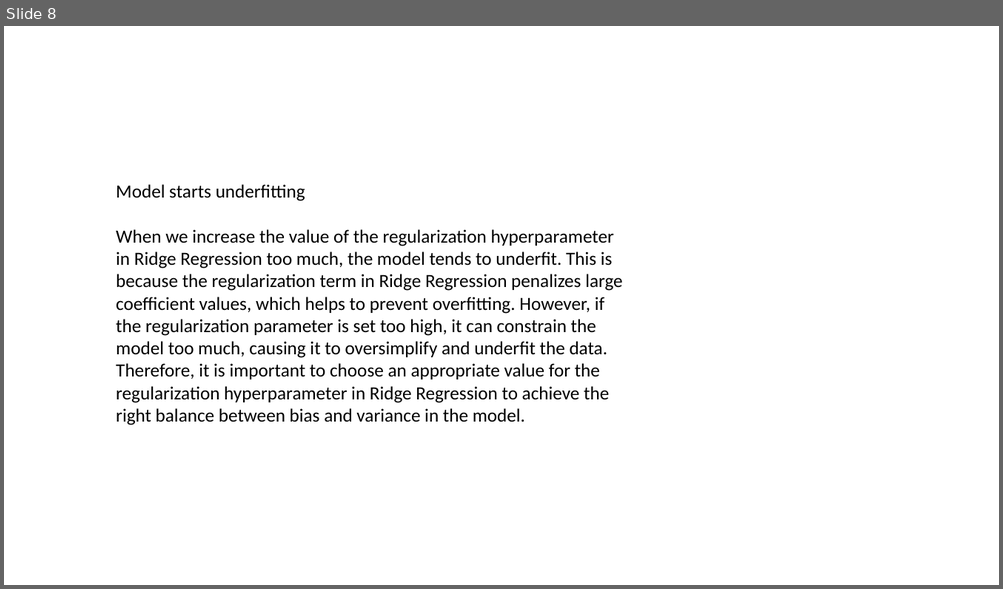
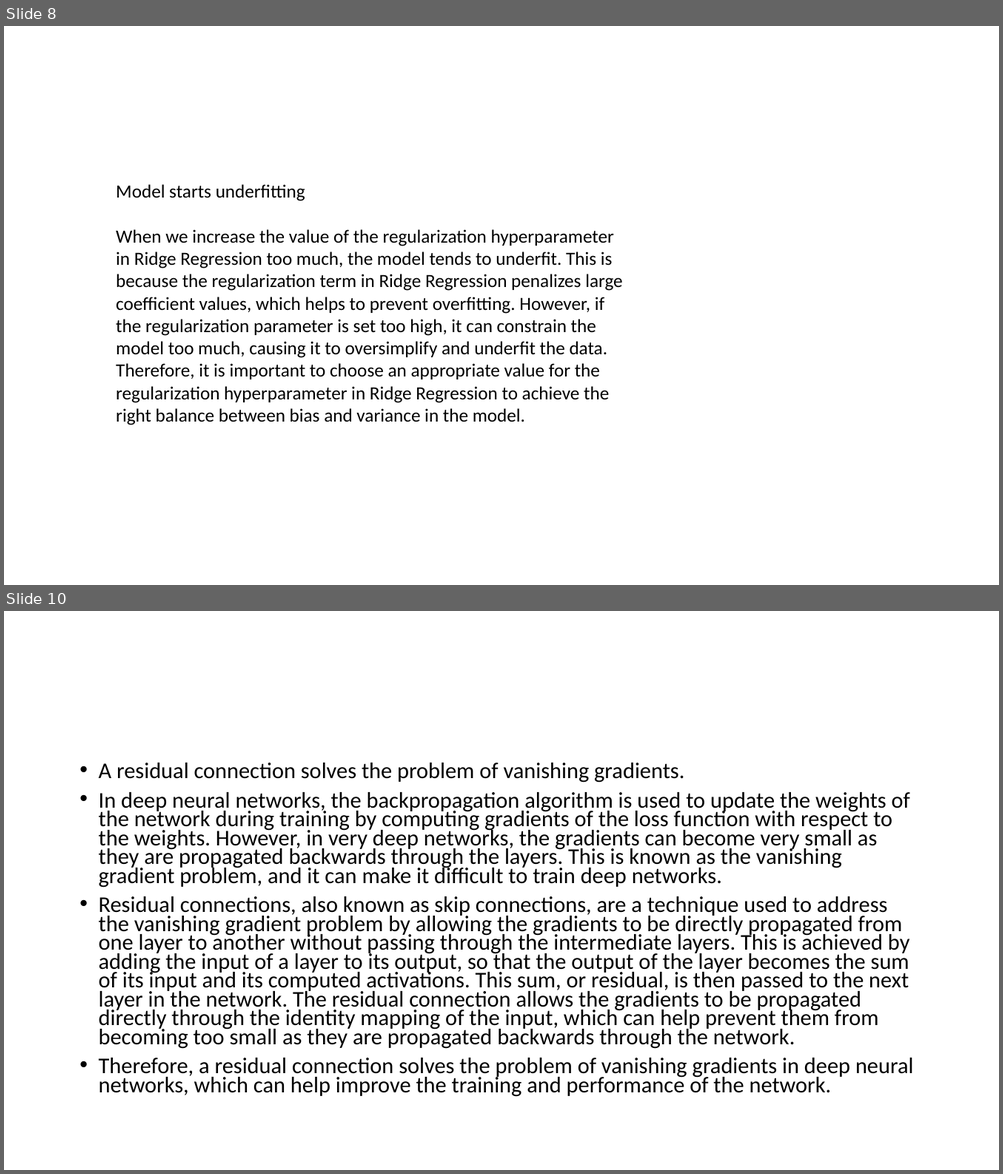
Before and after one commit to Saira55/Machine-Learning-Multiple-Choice-Questions, a slide deck: Machine Learning Quiz Question.pptx. Shown one above the other, each under a label of ours: slide 8 before the commit, slides 8 and 10 after it; the slides between them are not shown. The pictures are 1003x589 and 1003x1174 pixels, drawn with LibreOffice and Linux fonts; fonts in the diff are those of the drawing. Boxes give left, top, right and bottom in pixels: in the first picture for what was removed or moved away, otherwise in the second. Text is boxed around its words. In the diff, an @@ line names an element or a change of style, - is before the commit and + after.

```diff
--- a/Machine Learning Quiz Question.pptx
+++ b/Machine Learning Quiz Question.pptx
@@ slide 10 added at [4,611,999,1170], background #FFFFFF @@
@@ text added at [99,763,913,1097], 21.7 pt, text #000000 @@
+• A residual connection solves the problem of vanishing gradients.
+• In deep neural networks, the backpropagation algorithm is used to update the weights of the network during training by computing gradients of the loss function with respect to the weights. However, in very deep networks, the gradients can become very small as they are propagated backwards through the layers. This is known as the vanishing gradient problem, and it can make it difficult to train deep networks.
+• Residual connections, also known as skip connections, are a technique used to address the vanishing gradient problem by allowing the gradients to be directly propagated from one layer to another without passing through the intermediate layers. This is achieved by adding the input of a layer to its output, so that the output of the layer becomes the sum of its input and its computed activations. This sum, or residual, is then passed to the next layer in the network. The residual connection allows the gradients to be propagated directly through the identity mapping of the input, which can help prevent them from becoming too small as they are propagated backwards through the network.
+• Therefore, a residual connection solves the problem of vanishing gradients in deep neural networks, which can help improve the training and performance of the network.
```
Also in this commit, not shown: 1 other slide added, 2 slides removed.
